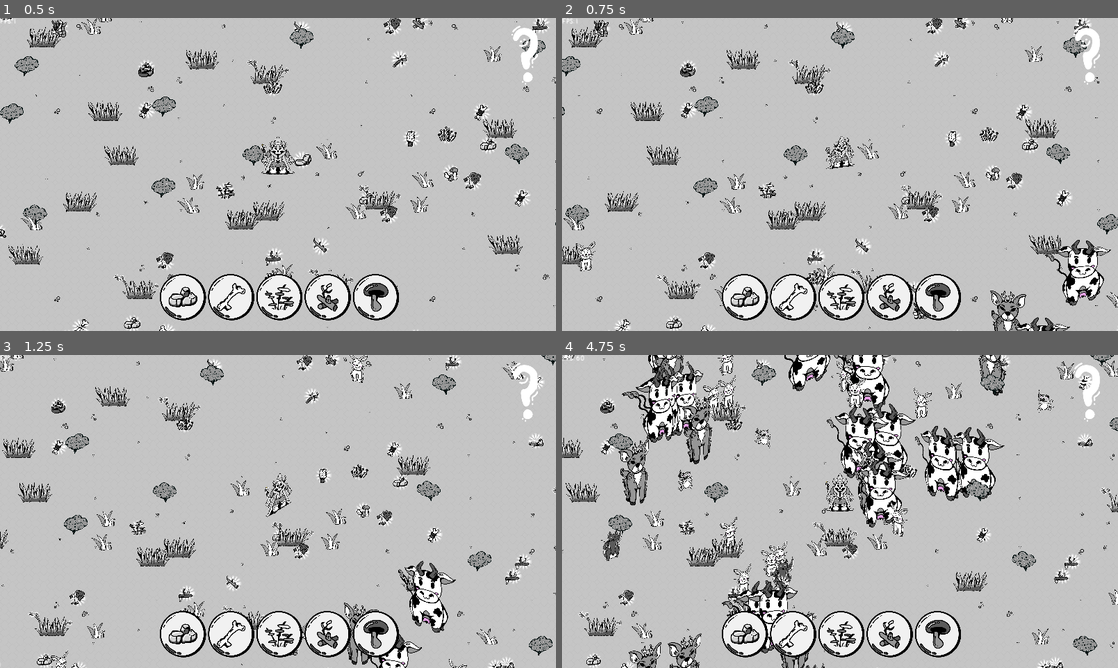
Above: before the commit, frames 1-4 (two rows, left to right).
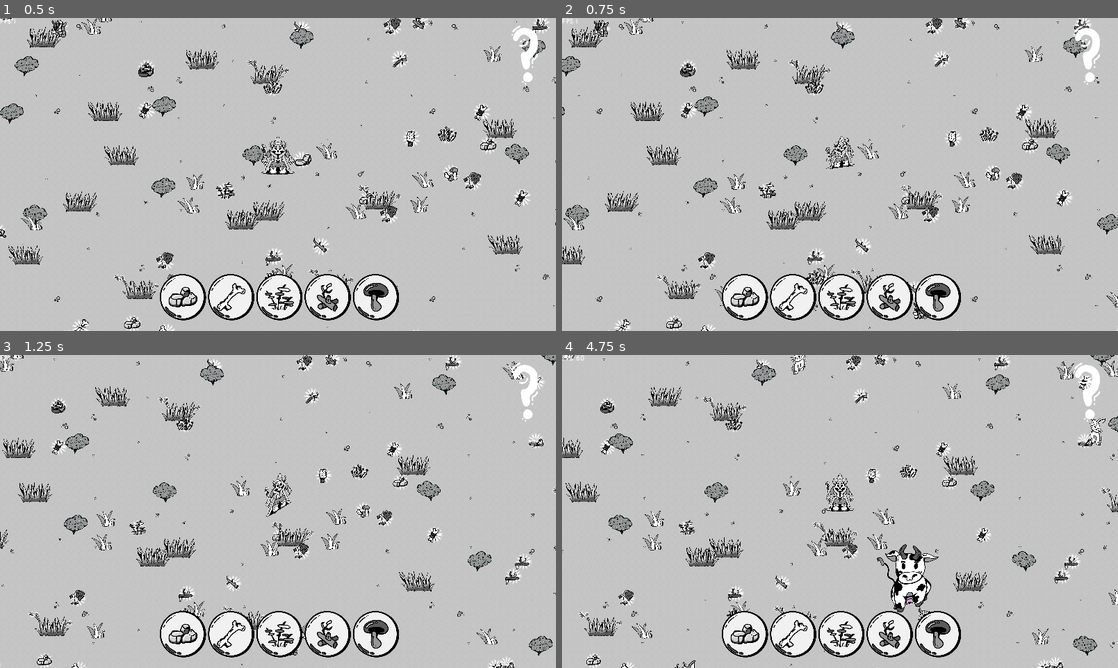
Above: after the commit, the same moments.

Repository: buloz/ld55
Game: Godot game, scene res://Scenes/Debug/DebugScene.tscn
Two runs of this game, one before a commit and one after it. Both use one fixed random seed, a clock stepped at 60 frames per second and the inputs below.
Inputs (mouse positions are in pixels of both pictures, inside the frame that each line leads up to):
- Up to frame 1 (0.5 s): no input
- Up to frame 2 (0.75 s): tap Enter (ui_accept) at 0.5 s; move the mouse to (962, 158) at 0.52 s; hold D (move_right) from 0.53 s (still down); right-click (962, 158) at 0.6 s; click (962, 158) at 0.67 s
- Up to frame 3 (1.25 s): keep holding D (move_right); tap Enter (ui_accept) at 0.77 s
- Up to frame 4 (4.75 s): release D (move_right) at 1.25 s; drag from (728, 527) to (562, 373) at 1.27 s; move the mouse to (895, 442) at 2.02 s; hold D (move_right) 2.03-2.75 s; right-click (895, 442) at 2.1 s; drag from (812, 574) to (862, 401) at 2.77 s; move the mouse to (1006, 558) at 3.52 s; press the mouse at (1006, 558) at 3.53 s; hold A (move_left) 3.53-4.25 s; tap Enter (ui_accept) at 3.77 s; right-click (1006, 558) at 3.8 s; release the mouse at (1006, 558) at 4.25 s; drag from (673, 464) to (940, 401) at 4.27 s

Frame 1 is identical in both runs. In frame 2, 2.2% of the frame differs, in the area x 0-99%, y 0-100%; in frame 3, 2.1%; in frame 4, 16%, in the area x 7-100%, y 0-100%.

Commit message:
[component] actual mob spawner

Diff:
--- a/Projet/Scenes/Debug/DebugScene.tscn
+++ b/Projet/Scenes/Debug/DebugScene.tscn
@@ -16,15 +16,14 @@
 [node name="Map" parent="MainScene" node_paths=PackedStringArray("targetNode") instance=ExtResource("1_lfq0a")]
 targetNode = NodePath("../Player")
 
-[node name="Player" parent="MainScene" instance=ExtResource("2_vo8i1")]
+[node name="Player" parent="MainScene" groups=["player"] instance=ExtResource("2_vo8i1")]
 position = Vector2(586, 373)
 collision_mask = 9
 
-[node name="Camera2D" type="Camera2D" parent="MainScene/Player"]
+[node name="Camera2D" type="Camera2D" parent="MainScene/Player" groups=["player"]]
 zoom = Vector2(0.4, 0.4)
 
-[node name="MobSpawner" parent="MainScene" node_paths=PackedStringArray("spawnTargetNode") instance=ExtResource("4_r331g")]
-spawnTargetNode = NodePath("..")
+[node name="MobSpawner" parent="MainScene" instance=ExtResource("4_r331g")]
 
 [node name="UI" parent="." instance=ExtResource("6_yl73a")]
 
--- a/Projet/Scenes/Spawner/MobSpawner/MobSpawner.gd
+++ b/Projet/Scenes/Spawner/MobSpawner/MobSpawner.gd
@@ -1,25 +1,99 @@
 class_name MobSpawner extends Node2D
 
+#max ennemies instanciated at full difficulty
+const MAX_ENNEMIES = 150
 
 @export var mobScene: PackedScene
 
-@export var spawnTargetNode: Node2D
+#minimum frame delay between 2 waves of spawn
+@export var minSpawnFrameDelay:int
 
+#maximum frame delay between 2 waves of spawn
+@export var maxSpawnFrameDelay:int
 
-var spawnBoundary: Vector2 = Vector2(1200, 2000)
+#minimum spawn distance 1.0 = viewport borders
+@export var minSpawnDistance:float
 
+#maximum spawn distance 1.0 = viewport borders
+@export var maxSpawnDistance:float
 
+var _isSpawning:bool = false
+
+var _enabled:bool = false
+
+var _frameAwait:int = 2
+
+#MAX_ENNEMIES factor (100% at LifeTime.time_left = 0)
+var _difficulty:float = 0.0
+
+signal toggleSpawn(bool)
+
+@onready var player = get_parent().get_tree().get_first_node_in_group("player")
+
+func _ready():
+	#emit toggleSpawn to enable/disable spawner
+	toggleSpawn.connect(_switchSpawn)
+	_enabled = true
 
 func spawnMob(count: int):
 
 	for i in count:
 		var newMob: Mob = mobScene.instantiate()
 
-		var spawnDirection: Vector2 = Vector2(randf_range(-1.0, 1.0), randf_range(-1.0, 1.0)).normalized()
-		var spawnDistance: float = randf_range(spawnBoundary.x, spawnBoundary.y)
-
-		var spawnPosition: Vector2 = get_node("/root/Global").playerPosition + spawnDirection * spawnDistance
+		var spawnPosition: Vector2 = get_random_position()
 
 		newMob.position = spawnPosition
 
-		spawnTargetNode.add_child(newMob)
+		add_child(newMob)
+
+func get_random_position():
+	var vpr = get_viewport_rect().size * randf_range(minSpawnDistance,maxSpawnDistance) * 5
+	var top_left = Vector2(player.global_position.x - vpr.x/2, player.global_position.y - vpr.y/2)
+	var top_right = Vector2(player.global_position.x + vpr.x/2, player.global_position.y - vpr.y/2)
+	var bottom_left = Vector2(player.global_position.x - vpr.x/2, player.global_position.y + vpr.y/2)
+	var bottom_right = Vector2(player.global_position.x + vpr.x/2, player.global_position.y + vpr.y/2)
+	var pos_side = ["up","down","right","left"].pick_random()
+	var spawn_pos1 = Vector2.ZERO
+	var spawn_pos2 = Vector2.ZERO
+
+	match pos_side:
+		"up":
+			spawn_pos1 = top_left
+			spawn_pos2 = top_right
+		"down":
+			spawn_pos1 = bottom_left
+			spawn_pos2 = bottom_right
+		"right":
+			spawn_pos1 = top_right
+			spawn_pos2 = bottom_right
+		"left":
+			spawn_pos1 = top_left
+			spawn_pos2 = bottom_left
+
+	var x_spawn = randf_range(spawn_pos1.x, spawn_pos2.x)
+	var y_spawn = randf_range(spawn_pos1.y,spawn_pos2.y)
+	return Vector2(x_spawn,y_spawn)
+
+func _process(delta):
+	if Engine.get_process_frames() % _frameAwait != 0:
+		return
+	elif _enabled:
+		#difficulty is at 100% after 3mn of lifetime
+		_difficulty = (1 - $LifeTime.time_left/$LifeTime.wait_time)
+		if _isSpawning:
+			if(get_child_count() >= MAX_ENNEMIES * _difficulty):
+				_stop_spawning()
+				return
+			spawnMob(4)
+			_frameAwait = randi_range(minSpawnFrameDelay, maxSpawnFrameDelay)
+		elif get_child_count() < MAX_ENNEMIES * _difficulty:
+			_resume_spawning()
+
+func _stop_spawning():
+	_isSpawning = false
+
+func _resume_spawning():
+	_isSpawning = true
+
+func _switchSpawn(value:bool):
+	_enabled = value
--- a/Projet/Scenes/Spawner/MobSpawner/MobSpawner.tscn
+++ b/Projet/Scenes/Spawner/MobSpawner/MobSpawner.tscn
@@ -7,3 +7,12 @@
 y_sort_enabled = true
 script = ExtResource("1_kgpnj")
 mobScene = ExtResource("2_8uuyr")
+minSpawnFrameDelay = 200
+maxSpawnFrameDelay = 600
+minSpawnDistance = 1.0
+maxSpawnDistance = 1.5
+
+[node name="LifeTime" type="Timer" parent="."]
+wait_time = 180.0
+one_shot = true
+autostart = true
